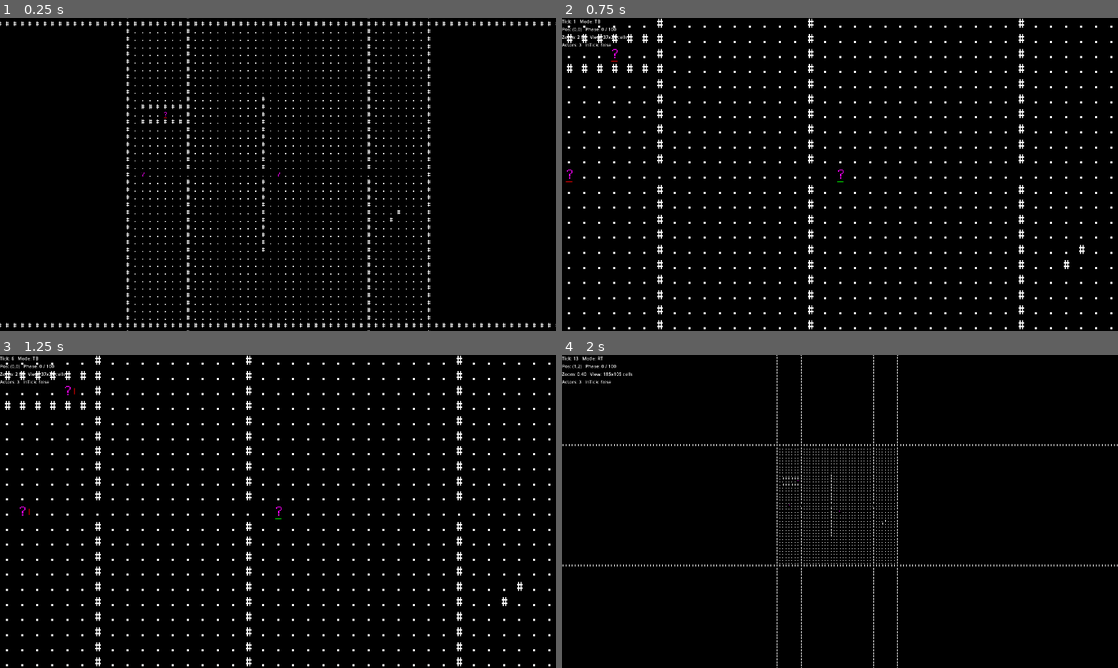
Above: before the commit, frames 1-4 (two rows, left to right).
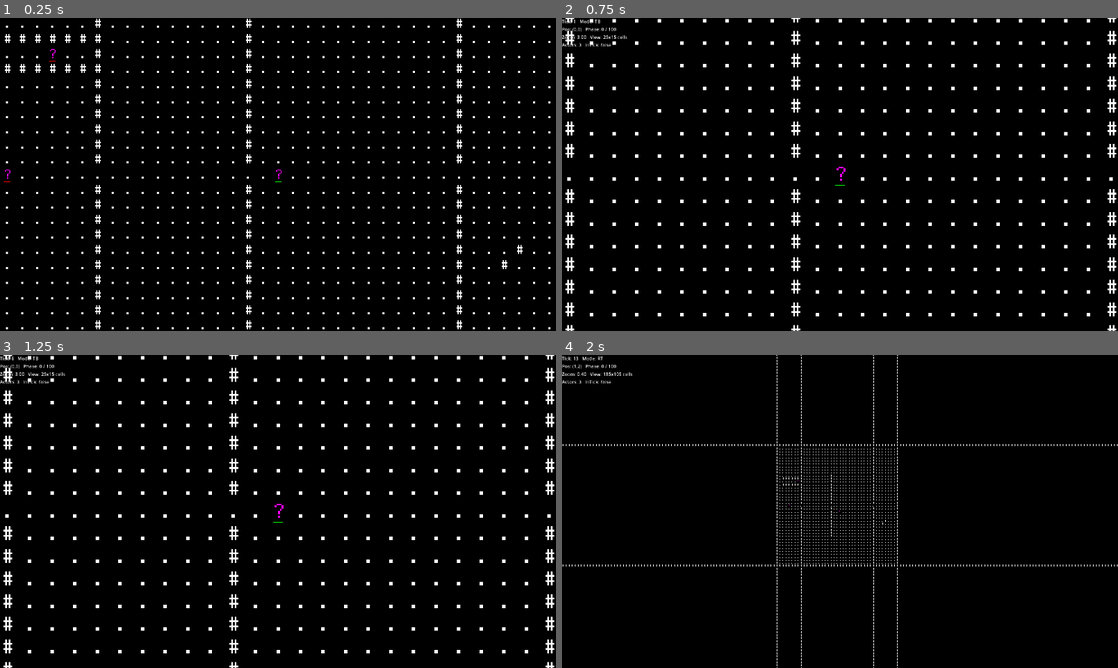
Above: after the commit, the same moments.

Repository: dumbmud/MUD
Game: Godot game, scene res://scenes/Game.tscn
Two runs of this game, one before a commit and one after it. Both use one fixed random seed, a clock stepped at 60 frames per second and the inputs below.
Inputs (mouse positions are in pixels of both pictures, inside the frame that each line leads up to):
- Up to frame 1 (0.25 s): no input
- Up to frame 2 (0.75 s): tap Enter at 0.5 s; move the mouse to (962, 158) at 0.52 s; hold Keypad 3 (move_downright) from 0.53 s (still down); hold Mouse wheel up (zoom_in) from 0.53 s (still down)
- Up to frame 3 (1.25 s): keep holding Keypad 3 (move_downright); keep holding Mouse wheel up (zoom_in)
- Up to frame 4 (2 s): tap Middle mouse button (zoom_reset) at 1.25 s; move the mouse to (728, 527) at 1.27 s; release Keypad 3 (move_downright) at 1.28 s; release Mouse wheel up (zoom_in) at 1.28 s; hold Keypad 2 (move_down) from 1.28 s (still down); tap Tab (time_mode_toggle) at 1.35 s; tap Mouse wheel up (zoom_in) at 1.55 s

The runs differ from the first frame. In frame 1, 6.8% of the frame differs, in the area x 0-100%, y 0-100%; in frame 2, 7.3%; in frame 3, 7.4%; in frame 4, nothing differs.

Commit message:
1 phase is 1ms of work, 100 phase per tick for everyone

Diff:
--- a/core/verbs/wait_verb.gd
+++ b/core/verbs/wait_verb.gd
@@ -5,8 +5,10 @@
 ## Semantics:
 ##   - Wait(0): if a.phase > 0, drain the current tick’s remaining phase;
 ##              if a.phase == 0, consume one full tick on the next tick.
-##   - Wait(k>=1): wait exactly k full ticks (cost = k * a.phase_per_tick).
-## No scheduler special-casing.
+##   - Wait(k>=1): wait exactly k full ticks (cost = k * 100).
+## No scheduler special-casing. 1 phase = 1 ms. 100 phase per tick.
+
+const PHASE_PER_TICK := 100
 
 func can_start(_a: Actor, args: Dictionary, _sim: SimManager) -> bool:
 	# Allow starting regardless of current phase to avoid driver coupling.
@@ -17,8 +19,8 @@
 	var ticks: int = int(args.get("ticks", 0))
 	if ticks <= 0:
 		# Drain-now if budget remains; otherwise defer by one full tick.
-		return int(a.phase) if a.phase > 0 else int(a.phase_per_tick)
-	return int(a.phase_per_tick) * max(1, ticks)
+		return int(a.phase) if a.phase > 0 else PHASE_PER_TICK
+	return PHASE_PER_TICK * max(1, ticks)
 
 func apply(_a: Actor, _args: Dictionary, _sim: SimManager) -> bool:
 	return true
--- a/creatures/_types/actor.gd
+++ b/creatures/_types/actor.gd
@@ -2,7 +2,7 @@
 class_name Actor
 extends RefCounted
 ##
-## Actor v2.1
+## Actor
 ## Core runtime actor data for the scheduler and verbs.
 ## Species data is compiled by SpeciesDB and copied here via SpeciesDB.apply_to().
 ## No time/speed tweaks. No arteries. No legacy fields.
@@ -49,8 +49,8 @@
 var fg_color: Color = Color.WHITE
 var is_player: bool = false
 
-# ── Time / speed (owned by scheduler; unchanged) ─────────────────────────────
-var phase_per_tick: int = 100
+# ── Time / speed ─────────────────────────────────────────────────────────────
+# Per-tick budget is a global constant (100). Actors track only current phase.
 var phase: int = 0
 var speed_mult: float = 1.0
 
--- a/scenes/sim_manager.gd
+++ b/scenes/sim_manager.gd
@@ -4,7 +4,7 @@
 ##
 ## Pure scheduler.
 ## - No knowledge of TB/RT or “player”.
-## - Time unit = tick; per-tick budget = Actor.phase_per_tick (uniform, default 100).
+## - Time unit = tick; per-tick budget = 100 phase (1 phase = 1 ms, 100 ms/tick).
 ## - Actions are activities: remaining phase is spent across rounds; commit at 0.
 ## - Public stepping:
 ##     * step_tick(): advance one full tick (begin → rounds until quiet → end).
@@ -12,6 +12,7 @@
 ##         stop early as soon as `stop_on_actor_id` commits. Returns:
 ##         { "spent": bool, "stopped_on_target": bool }.
 ##     * end_tick_if_quiet(): finalize the current tick if nobody can spend more.
+const PHASE_PER_TICK := 100
 
 signal tick_advanced(tick: int)
 signal state_changed()
@@ -122,7 +123,7 @@
 	in_tick = true
 	# Reset per-tick budgets
 	for a in actors:
-		a.phase = a.phase_per_tick
+		a.phase = PHASE_PER_TICK
 	# Stable order: ascending actor_id
 	actors.sort_custom(func(x, y): return x.actor_id < y.actor_id)
 
--- a/scenes/sim_view.gd
+++ b/scenes/sim_view.gd
@@ -16,7 +16,7 @@
 @onready var hud: UIOverlay    = $UI/HUD
 
 var zoom_levels: Array[float] = [0.1, 0.2, 0.3, 0.4, 0.5, 0.6, 0.7, 0.8, 0.9, 1.0, 2.0, 3.0, 4.0, 5.0]
-var zoom_index := 9
+var zoom_index := 10
 var visible_w := 0
 var visible_h := 0
 const CELL_PX := 26
@@ -105,7 +105,7 @@
 		visible_h,
 		mode_label,
 		a.phase,
-		a.phase_per_tick,
+		SimManager.PHASE_PER_TICK,
 		sim.in_tick,
 		sim.actors.size()
 	)
--- a/scenes/ui_overlay.gd
+++ b/scenes/ui_overlay.gd
@@ -19,12 +19,12 @@
 	vis_h: int,
 	mode_label: String,
 	phase: int,
-	phase_per_tick: int,
+	per_tick: int,
 	in_tick: bool,
 	actor_count: int
 ) -> void:
 	lbl_tick.text = "Tick: %d   Mode: %s" % [tick, mode_label]
-	lbl_db0.text = "Pos: (%d,%d)   Phase: %d / %d" % [pos.x, pos.y, phase, phase_per_tick]
+	lbl_db0.text = "Pos: (%d,%d)   Phase: %d / %d" % [pos.x, pos.y, phase, per_tick]
 	lbl_db1.text = "Zoom: %.2f   View: %dx%d cells" % [zoom, vis_w, vis_h]
 	lbl_db2.text = "Actors: %d   InTick: %s" % [actor_count, str(in_tick)]
 	lbl_db3.text = ""
